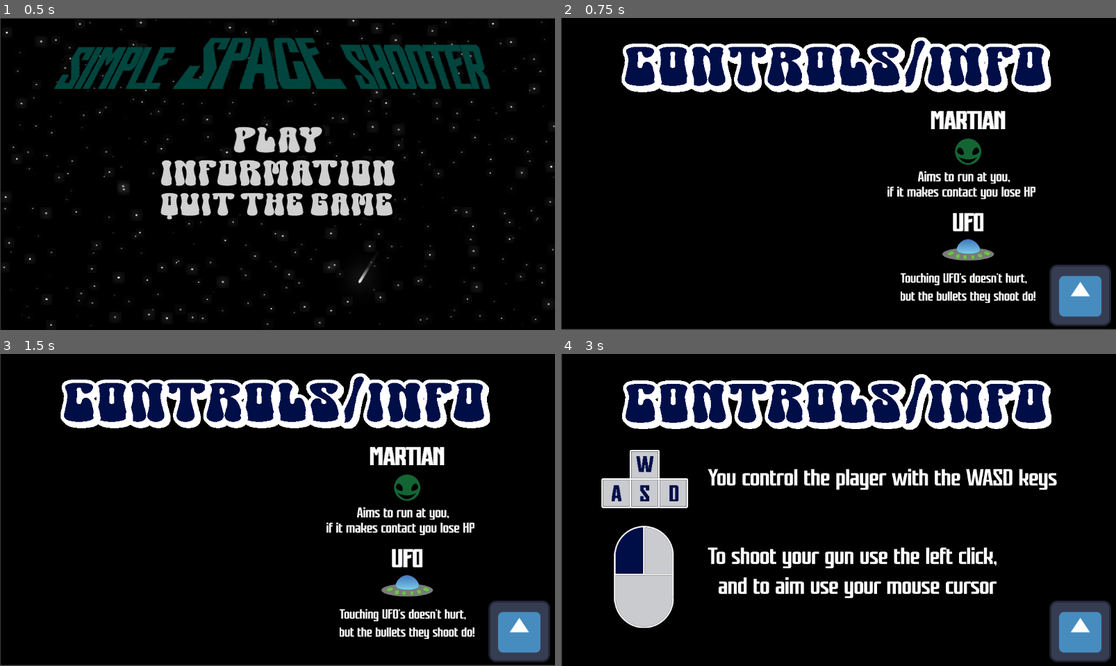
Above: before the commit, frames 1-4 (two rows, left to right).
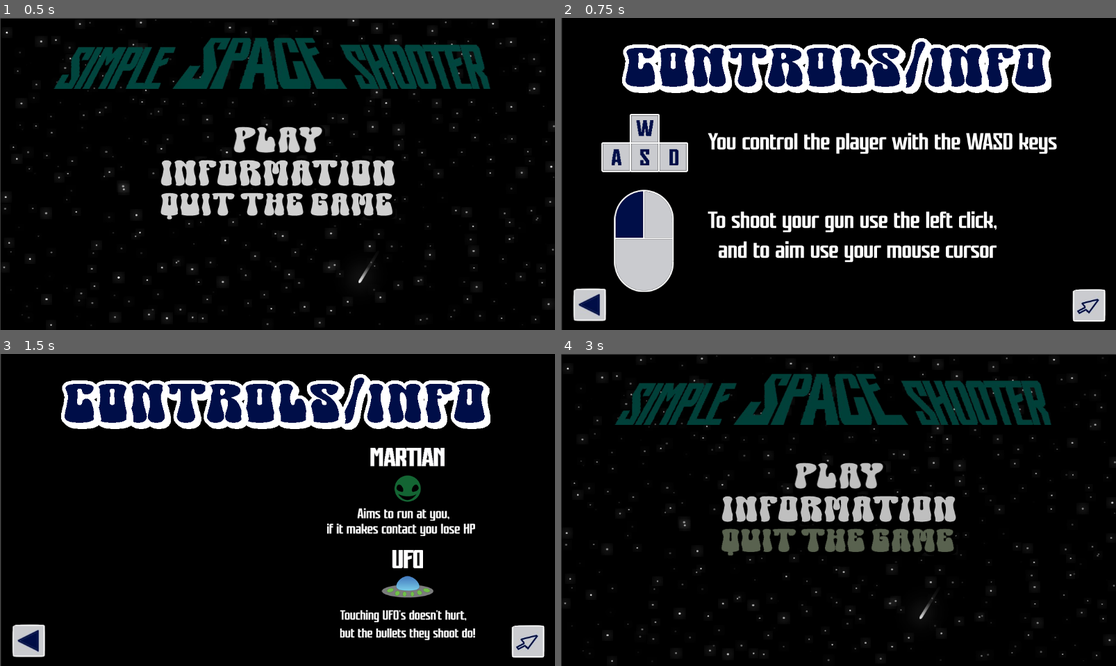
Above: after the commit, the same moments.

Repository: gkdjldgs/Spacegame
Game: Godot game, scene res://canvas_layer.tscn
Two runs of this game, one before a commit and one after it. Both use one fixed random seed, a clock stepped at 60 frames per second and the inputs below. The engine's default icon, where the game draws it, is replaced by a stand-in: a white triangle on a blue panel in a dark square.
Inputs (mouse positions are in pixels of both pictures, inside the frame that each line leads up to; where the layout moved, square brackets give the same spot in the first picture):
- Up to frame 1 (0.5 s): no input
- Up to frame 2 (0.75 s): click (838, 174) at 0.5 s
- Up to frame 3 (1.5 s): click (527, 641) [521, 631] at 1.25 s
- Up to frame 4 (3 s): click (588, 641) at 2.02 s; click (838, 544) [1082, 631] at 2.75 s

Frame 1 is identical in both runs. In frame 2, 19% of the frame differs, in the area x 0-100%, y 0-100%; in frame 3, 8.1%; in frame 4, 30%.

Commit message:
Buttons
Updated and added the textures of the back and switch between menu buttons in the info section

Diff:
--- a/deathscreeen.tscn
+++ b/deathscreeen.tscn
@@ -44,6 +44,7 @@
 script = ExtResource("1_8edqn")
 
 [node name="Sprite2D" type="Sprite2D" parent="."]
+texture_filter = 1
 position = Vector2(578, 326)
 texture = ExtResource("1_ceesr")
 
--- a/menu.tscn
+++ b/menu.tscn
@@ -1,29 +1,45 @@
-[gd_scene load_steps=5 format=3 uid="uid://cvkvtb25je5tc"]
+[gd_scene load_steps=6 format=3 uid="uid://cvkvtb25je5tc"]
 
 [ext_resource type="Script" uid="uid://cvw67bs2phwsj" path="res://menuscript.gd" id="1_4hy44"]
 [ext_resource type="Texture2D" uid="uid://b0jmjvfiave3y" path="res://images/controlmenupart1.png" id="1_lti8b"]
 [ext_resource type="Texture2D" uid="uid://ctp8cyuwuc14k" path="res://images/menu2.png" id="3_ytr4m"]
-[ext_resource type="Texture2D" uid="uid://4q335xxs2p" path="res://images/icon.svg" id="4_l48gv"]
+[ext_resource type="Texture2D" uid="uid://cteffmwid5s3l" path="res://images/back2-removebg-preview.png" id="4_ytr4m"]
+[ext_resource type="Texture2D" uid="uid://i3b7km6kegkr" path="res://images/back1-removebg-preview.png" id="5_l48gv"]
 
 [node name="Node2D" type="Node2D"]
 script = ExtResource("1_4hy44")
 
 [node name="Sprite2D" type="Sprite2D" parent="."]
-visible = false
 position = Vector2(578, 324)
 texture = ExtResource("1_lti8b")
 
 [node name="Sprite2D2" type="Sprite2D" parent="."]
-position = Vector2(577, 322)
+visible = false
+position = Vector2(578, 324)
 texture = ExtResource("3_ytr4m")
 
 [node name="TextureButton" type="TextureButton" parent="."]
-offset_left = 1014.0
-offset_top = 512.0
-offset_right = 1142.0
-offset_bottom = 640.0
-texture_normal = ExtResource("4_l48gv")
-texture_pressed = ExtResource("4_l48gv")
-texture_hover = ExtResource("4_l48gv")
+texture_filter = 1
+offset_left = 1060.0
+offset_top = 563.0
+offset_right = 1126.0
+offset_bottom = 631.0
+texture_normal = ExtResource("4_ytr4m")
+texture_pressed = ExtResource("4_ytr4m")
+texture_hover = ExtResource("4_ytr4m")
+ignore_texture_size = true
+stretch_mode = 3
+
+[node name="TextureButton2" type="TextureButton" parent="."]
+offset_left = 23.0
+offset_top = 563.0
+offset_right = 91.0
+offset_bottom = 628.0
+texture_normal = ExtResource("5_l48gv")
+texture_pressed = ExtResource("5_l48gv")
+texture_hover = ExtResource("5_l48gv")
+ignore_texture_size = true
+stretch_mode = 3
 
 [connection signal="pressed" from="TextureButton" to="." method="_on_texture_button_pressed"]
+[connection signal="pressed" from="TextureButton2" to="." method="_on_texture_button_2_pressed"]
--- a/menuscript.gd
+++ b/menuscript.gd
@@ -20,3 +20,7 @@
 		$Sprite2D2.hide()
 		$Sprite2D.show()
 		menu = 1
+
+
+func _on_texture_button_2_pressed() -> void:
+	get_tree().change_scene_to_file('res://canvas_layer.tscn')
Binary file added: images/back1-removebg-preview.png
Not shown, added: images/back1-removebg-preview.png.import
Binary file added: images/back2-removebg-preview.png
Not shown, added: images/back2-removebg-preview.png.import
